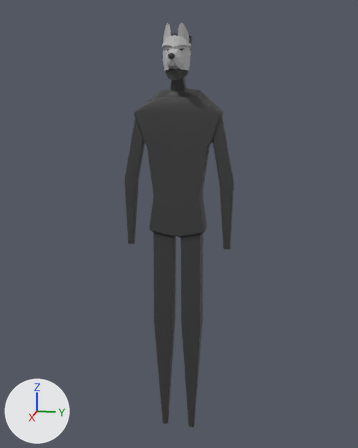
The FBX model DiamonJam/Assets/Model/Loup.fbx as it was, and as the next commit left it.
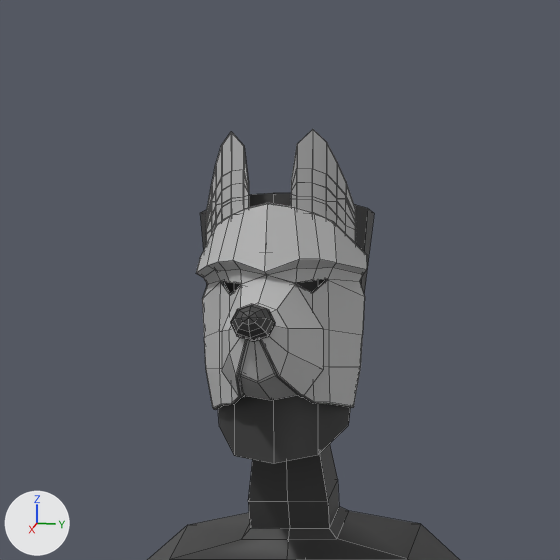
Each version appears first whole from a 50 mm lens placed at (0.1261, 0.0257, 0.0934), pointed at (0.0001, 0.0005, 0.0619), and next in a close-up on the part from 36% to 63% of the width and 0% to 22% of the height. Every picture has the same lights, and +X, +Y and +Z are marked at lower left. The close-ups show mesh edges as thin lines. Where no turn or scale is listed for an object, it has been applied to the vertices. Vertices at the same position are counted once.

The first close-up shows 'Loup1'.
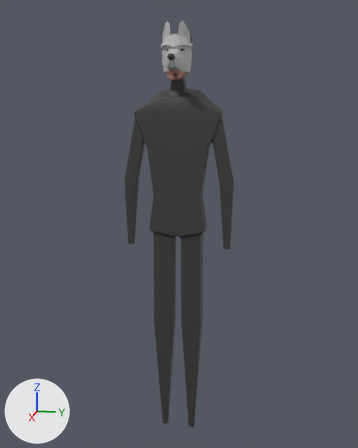
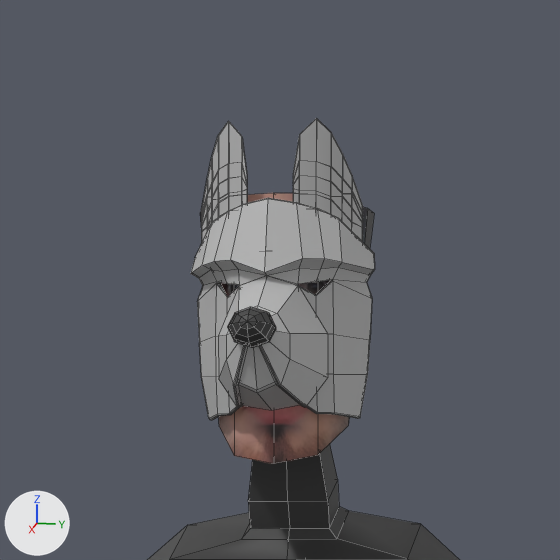
What differs and where, as boxes (x1, y1, x2, y2) in the close-ups (560 x 560 px; the box of a moved part takes in the faces that stretch with it):
'Loup1', reshaped, recoloured (black to brown): before (148, 129, 459, 560); after (148, 118, 459, 560)
part 1 of me_mesh, moved or reshaped: before (196, 203, 367, 410); after (191, 198, 375, 420)
part 2 of me_mesh, moved or reshaped: before (231, 304, 275, 342); after (228, 307, 276, 348)
part 3 of me_mesh, moved or reshaped: before (240, 340, 297, 400); after (238, 346, 300, 410)
part 4 of me_mesh, moved or reshaped: before (206, 132, 249, 245); after (201, 121, 247, 242)
part 5 of me_mesh, moved or reshaped: before (291, 129, 356, 243); after (293, 118, 363, 242)
part 6 of me_mesh, recoloured (black to brown): (200, 193, 368, 464) in both

The change in detail:
Picture 'Jean.jpg' (img_jean_jpg) is new.
Material 'phong5' (mat_phong5) is new.
Its texture is img_jean_jpg.
Its roughness is 0.553.
me_mesh has 892 vertices, 859 faces and spans x -0.0044..0.0075, y -0.0146..0.0146, z 0.0..0.1117.
me_mesh is used by ob_loup1; location (0.0, 0.0, 0.0).
me_mesh part 1: the loose piece of 328 vertices spanning x 0.0006..0.0067, y -0.0037..0.0037, z 0.1009..0.1088 is scaled about its middle by 1.08, then moved by (0.0, 0.0, -0.0001).
me_mesh part 2: the loose piece of 58 vertices spanning x 0.0059..0.0075, y -0.0009..0.0009, z 0.1032..0.1046 is moved by (0.0002, 0.0, -0.0002).
me_mesh part 3: the loose piece of 24 vertices spanning x 0.0031..0.0065, y -0.0012..0.0012, z 0.1011..0.1035 is scaled about its middle by 1.08, then moved by (0.0001, 0.0, -0.0003).
me_mesh part 4: the loose piece of 98 vertices spanning x 0.0011..0.0035, y -0.0032..-0.0005, z 0.1069..0.1117 is scaled about its middle by 1.08, then moved by (-0.0001, -0.0001, 0.0002).
me_mesh part 5: the loose piece of 98 vertices spanning x 0.0011..0.0035, y 0.0005..0.0032, z 0.1069..0.1117 is scaled about its middle by 1.08, then moved by (-0.0001, 0.0001, 0.0002).
me_mesh part 6: all 4 faces centred in x 0.0014..0.0024, y -0.0025..0.0025, z 0.104..0.1043 switch from mat_m_black (black #3a3a3a) to mat_phong5 (picture img_jean_jpg).
